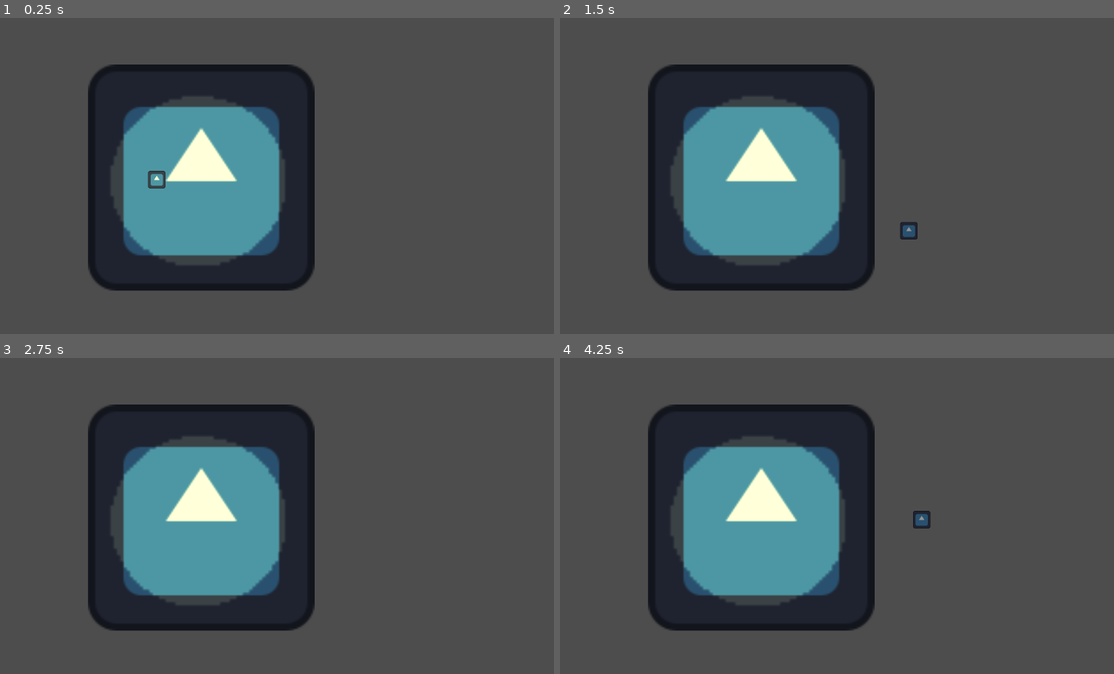
Above: before the commit, frames 1-4 (two rows, left to right).
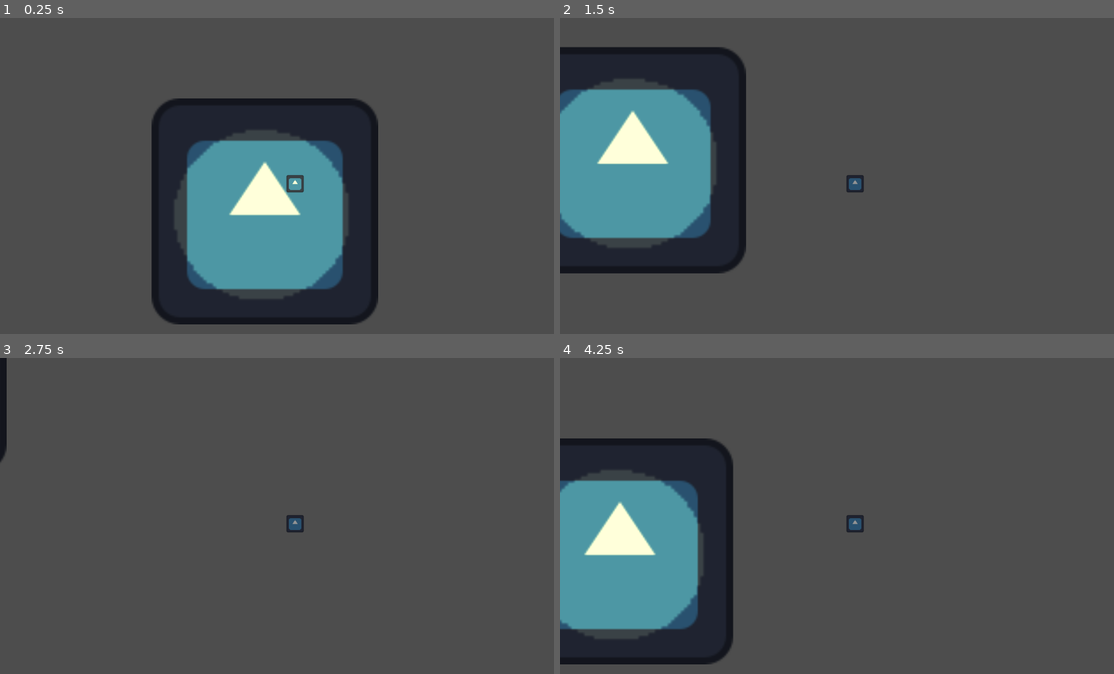
Above: after the commit, the same moments.

Repository: Tigeagle2/Team_Two_Game_Group_C
Game: Godot game, scene res://Scenes/main_scene.tscn
Same seed, same stepped clock (60 frames per second), same inputs: the game is played once before the commit and once after it. The engine's default icon, where the game draws it, is replaced by a stand-in: a white triangle on a blue panel in a dark square.
Inputs:
- Up to frame 1 (0.25 s): no input
- Up to frame 2 (1.5 s): tap Enter at 0.5 s; hold D (east) 0.53-1.28 s; hold S (south) from 1.28 s (still down)
- Up to frame 3 (2.75 s): release S (south) at 2.03 s; hold D (east) from 2.03 s (still down)
- Up to frame 4 (4.25 s): release D (east) at 2.78 s; hold W (north) 2.78-3.53 s; hold A (west) from 3.53 s (still down)

The runs differ from the first frame. In frame 1, 34% of the frame differs, in the area x 15-69%, y 14-97%; in frame 2, 36%; in frame 3, 28%; in frame 4, 38%, in the area x 0-67%, y 14-97%.

Commit message:
worked on the car

Diff:
--- /dev/null
+++ b/Scenes/car.tscn
@@ -0,0 +1,10 @@
+[gd_scene load_steps=3 format=3 uid="uid://d11q6c75rbchr"]
+
+[ext_resource type="Script" uid="uid://dbb635aqiu4ia" path="res://Scripts/car.gd" id="1_go66d"]
+[ext_resource type="Texture2D" uid="uid://dq24f4vvwt26g" path="res://Assets/icon.svg" id="2_1sfmx"]
+
+[node name="car" type="Area2D"]
+script = ExtResource("1_go66d")
+
+[node name="Sprite2D" type="Sprite2D" parent="."]
+texture = ExtResource("2_1sfmx")
--- /dev/null
+++ b/Scenes/car_spawner.tscn
@@ -0,0 +1,6 @@
+[gd_scene load_steps=2 format=3 uid="uid://cbyjsy2518063"]
+
+[ext_resource type="Script" uid="uid://dngq6hk2w0o56" path="res://Scripts/car_spawner.gd" id="1_hinyd"]
+
+[node name="car_spawner" type="Area2D"]
+script = ExtResource("1_hinyd")
--- a/Scenes/main_scene.tscn
+++ b/Scenes/main_scene.tscn
@@ -1,8 +1,9 @@
-[gd_scene load_steps=4 format=3 uid="uid://161xxu7uhjsu"]
+[gd_scene load_steps=5 format=3 uid="uid://161xxu7uhjsu"]
 
 [ext_resource type="PackedScene" uid="uid://dc1txiasyibnc" path="res://Scenes/player.tscn" id="1_52fb6"]
 [ext_resource type="PackedScene" uid="uid://cd3cj8nuheov4" path="res://Scenes/street_light.tscn" id="2_6l7je"]
 [ext_resource type="Texture2D" uid="uid://dq24f4vvwt26g" path="res://Assets/icon.svg" id="3_jv6wh"]
+[ext_resource type="PackedScene" uid="uid://cbyjsy2518063" path="res://Scenes/car_spawner.tscn" id="4_x6ack"]
 
 [node name="main_scene" type="Node2D"]
 
@@ -18,8 +19,11 @@
 texture = ExtResource("3_jv6wh")
 
 [node name="player" parent="." instance=ExtResource("1_52fb6")]
-position = Vector2(306, 316)
+position = Vector2(452, 258)
 
 [node name="CanvasModulate" type="CanvasModulate" parent="."]
 position = Vector2(429, 308)
 color = Color(0.58103293, 0.581033, 0.58103275, 1)
+
+[node name="car_spawner" parent="." instance=ExtResource("4_x6ack")]
+position = Vector2(-164, 264)
--- a/Scenes/player.tscn
+++ b/Scenes/player.tscn
@@ -19,3 +19,5 @@
 
 [node name="CollisionShape2D" type="CollisionShape2D" parent="."]
 shape = SubResource("RectangleShape2D_cvnsp")
+
+[node name="Camera2D" type="Camera2D" parent="."]
--- /dev/null
+++ b/Scripts/car.gd
@@ -0,0 +1,16 @@
+extends Area2D
+
+var direction: String
+var speed: int = 500
+# Called when the node enters the scene tree for the first time.
+func _ready() -> void:
+	pass # Replace with function body.
+
+
+# Called every frame. 'delta' is the elapsed time since the previous frame.
+func _process(delta: float) -> void:
+	match direction:
+		"NORTH":
+			position.y -= delta * speed
+func _car_setup(direction_in: String):
+	direction = direction_in
--- /dev/null
+++ b/Scripts/car_spawner.gd
@@ -0,0 +1,16 @@
+extends Area2D
+@export_enum("NORTH", "SOUTH", "EAST", "WEST") var direction: String = "NORTH"
+var car_scene = preload("res://Scenes/car.tscn")
+var chance: int = 500
+# Called when the node enters the scene tree for the first time.
+func _ready() -> void:
+	pass # Replace with function body.
+
+
+# Called every frame. 'delta' is the elapsed time since the previous frame.
+func _process(delta: float) -> void:
+	var randomroll = randi_range(0, chance)
+	if randomroll == 50:
+		var car = car_scene.instantiate()
+		car._car_setup(direction)
+		add_child(car)
Not shown, added: Assets/Sound_Effects/placeholder.txt
Not shown, added: Scripts/car.gd.uid
Not shown, added: Scripts/car_spawner.gd.uid
